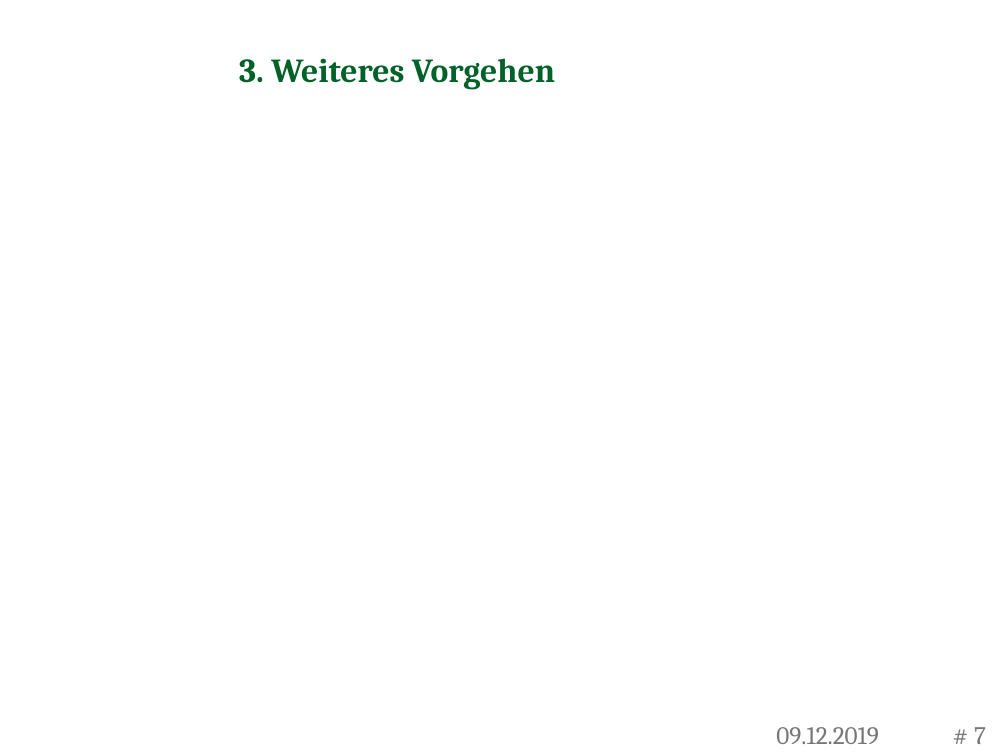
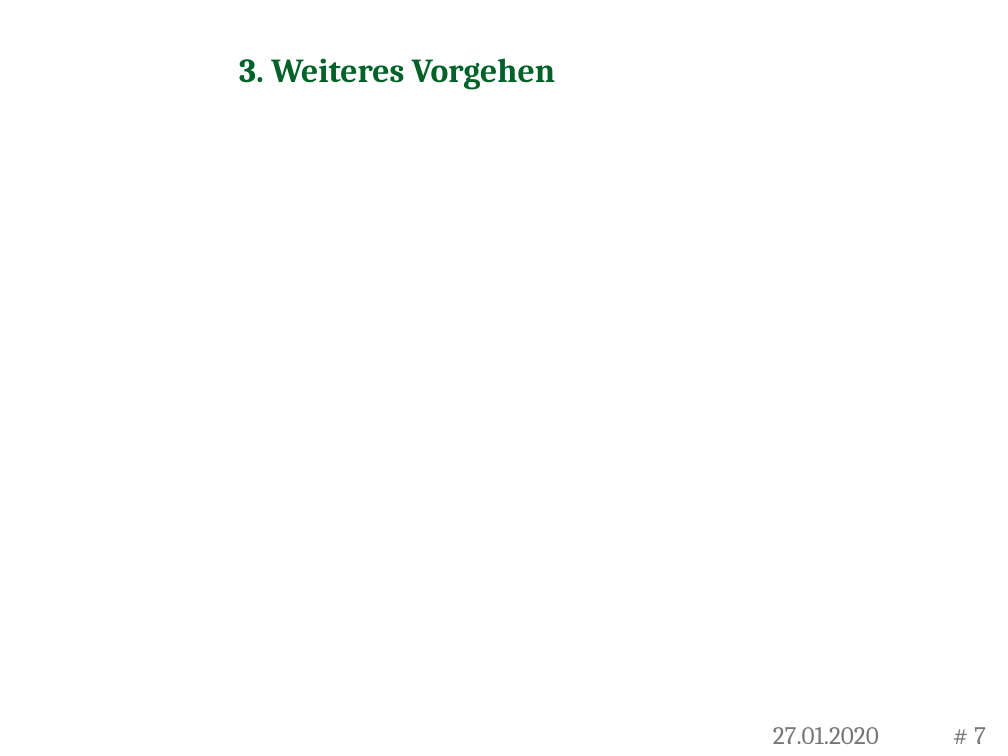
Before and after one commit to RafaelSchuetz/Pareto, a slide deck: slide 7 of CHILDREN/Zwischenkolloquien/2. Zwischentreffen Präsentation.pptx. Drawn at 1008x756 pixels with LibreOffice and Linux fonts; fonts in the diff are those of the drawing; background and template pictures are left out. Boxes give left, top, right and bottom in pixels: in the first picture for what was removed or moved away, otherwise in the second. Text is boxed around its words. In the diff, an @@ line names an element or a change of style, - is before the commit and + after.

```diff
--- a/CHILDREN/Zwischenkolloquien/2. Zwischentreffen Präsentation.pptx
+++ b/CHILDREN/Zwischenkolloquien/2. Zwischentreffen Präsentation.pptx
@@ text at (773, 727, 879, 744): text changed @@
-09.12.2019
+27.01.2020
```
Also in this commit, not shown: 5 other slides changed, 11 slides added, 3 other files.
